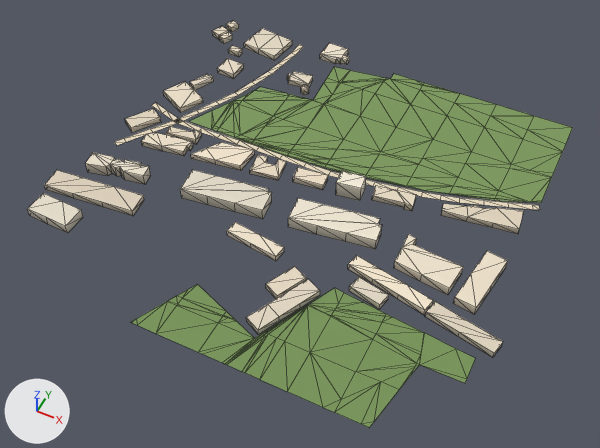
One commit to the glTF model public/assets/bengaluru-region-v1/tiles/t16_-31-l1.glb: the scene before it, then after it.
One viewpoint serves both versions: a camera (50 mm lens) standing at (8546.0, -15865.0, 706.0) and looking at (8254.0, -15281.0, -24.0). Every picture has the same lights, and +X, +Y and +Z are marked at lower left. The first picture is the older version. Mesh edges are drawn as thin lines.

The first picture shows 'building', 'ground'.
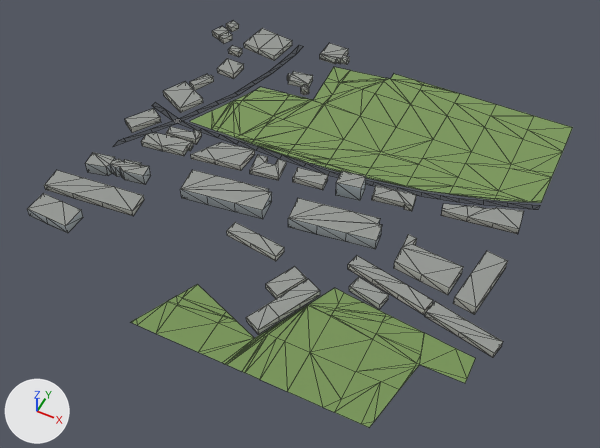
What the commit changed:
me_building is used by ob_building; location (8000.0, -15500.0, 0.0).
me_building had 452 vertices, 601 faces and spanned x -31.0..519.0, y 46.0..514.0, z 0.0..21.0.
me_building now has 452 vertices, 750 faces and spans x -31.0..519.0, y 46.0..514.0, z 0.0..21.0.
me_building part 1: 601 kept faces spanning x -31.0..519.0, y 46.0..514.0, z 0.0..21.0 get new vertex colours.
Edits to the shape of me_building do not show in these pictures.
me_ground is used by ob_ground; location (8000.0, -15500.0, 0.0).
me_ground had 301 vertices, 417 faces and spanned x -3.0..502.0, y 0.0..500.0, z 1.0.
me_ground now has 301 vertices, 417 faces and spans x 0.0..500.0, y 0.0..500.0, z 1.0.
me_ground part 2: 62 of 301 vertices moved; they spanned x -3.0..502.0, y 214.0..478.0, z 1.0 and now span x 0.0..500.0, y 209.0..478.0, z 1.0; mean shift (0.0, 0.0, 0.0); largest move (20.0, 290.0, 1.0) -> (20.0, 299.0, 1.0).
me_ground part 3: 7 kept faces spanning x 0.0..500.0, y 222.0..500.0, z 1.0 get new vertex colours; the middle colour goes from beige #e9dcc3 to dark grey #45494f.

Pixel boxes [x1, y1, x2, y2] of what changed, in the pictures (600 x 448 px; the box of a moved part takes in the faces that stretch with it):
'ground', reshaped: before [115, 45, 573, 427]; after [113, 45, 573, 427]
part 1 of me_building, recoloured (darker): [27, 21, 524, 356] in both
part 2 of me_ground, moved or reshaped: before [115, 47, 539, 210]; after [113, 46, 539, 209]
part 3 of me_ground, recoloured: [119, 45, 539, 209] in both
